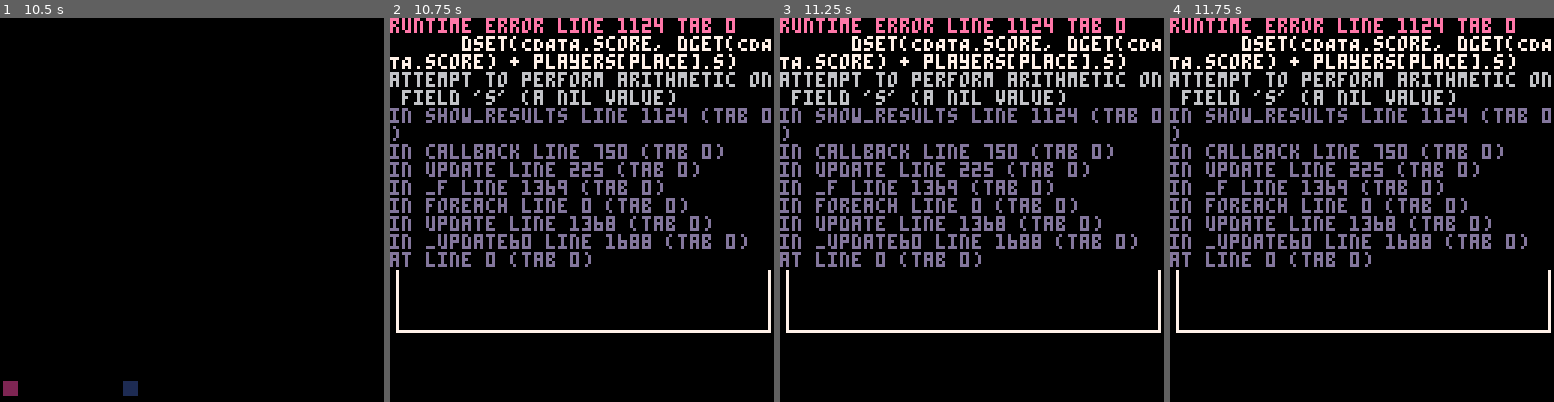
Above: before the commit, frames 1-4 (left to right).
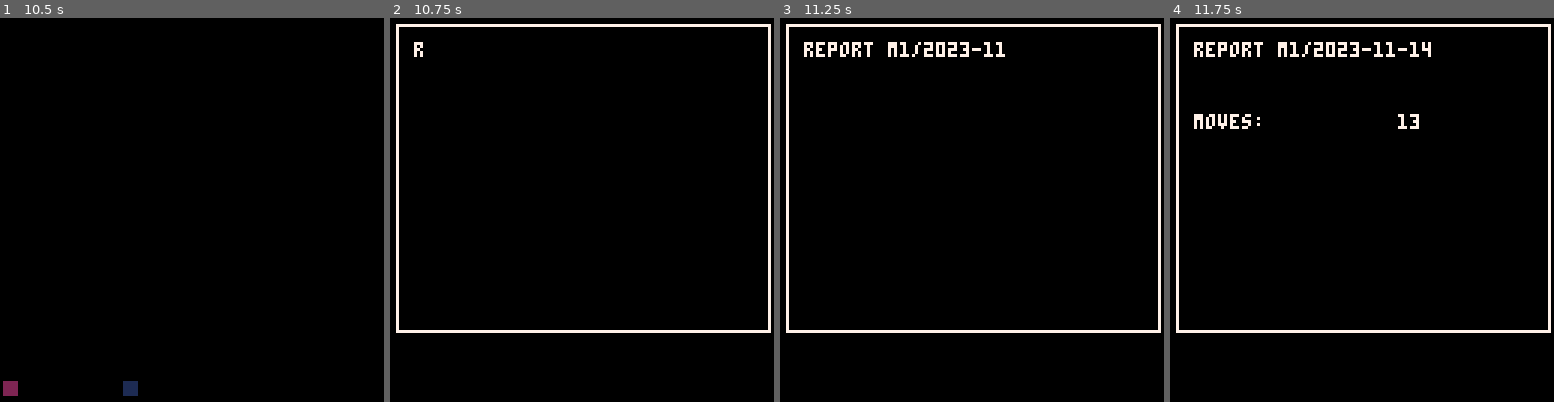
Above: after the commit, the same moments.

Repository: klen/square-wars
Game: PICO-8 cartridge main.p8
Same seed, same stepped clock (60 frames per second), same inputs: the game is played once before the commit and once after it.
Inputs:
- Up to frame 1 (10.5 s): tap X (X key) at 0.33, 1.07, 1.85, 2.97, 4.08, 5.2, 6.32, 7.43, 8.55, 9.67 s; tap O (Z key) at 0.7, 1.7, 2.1, 2.5, 2.9, 3.3, 3.7, 4.1, 4.5, 4.9, 5.3, 5.7, 6.1, 6.5, 6.9, 7.3, 7.7, 8.1, 8.5, 8.9, 9.3, 9.7, 10.1 s; hold Right 1.6-2.1 s; hold Up 2.15-2.42 s; hold Right 2.47-3.03 s; hold Left 3.08-3.58 s; hold Down 3.63-3.97 s; hold Right 4.02-4.68 s; hold Up 4.73-5.03 s; hold Left 5.08-5.68 s; hold Down 5.73-6.03 s; hold Right 6.08-6.58 s; hold Right 6.63-7.13 s; hold Up 7.18-7.45 s; hold Right 7.5-8.07 s; hold Left 8.12-8.62 s; hold Down 8.67-9 s; hold Right 9.05-9.72 s; hold Up 9.77-10.07 s; hold Left from 10.12 s (still down)
- Up to frame 2 (10.75 s): tap O (Z key) at 10.5 s; release Left at 10.72 s
- Up to frame 3 (11.25 s): hold Down 10.77-11.07 s; tap X (X key) at 10.78 s; tap O (Z key) at 10.9 s; hold Right from 11.12 s (still down)
- Up to frame 4 (11.75 s): tap O (Z key) at 11.3, 11.7 s; release Right at 11.62 s

Frame 1 is identical in both runs. In frame 2, 17% of the frame differs, in the area x 0-100%, y 0-66%; in frame 3, 18%; in frame 4, 18%.
Error before the commit: runtime error line 1124 tab 0; dset(CDATA.score, dget(CDATA.score) + players[place].s); attempt to perform arithmetic on field 's' (a nil value)

Commit message:
fix: results 💔

Diff:
--- a/src/screens/results.p8.lua
+++ b/src/screens/results.p8.lua
@@ -23,7 +23,7 @@
     else
       -- update mission data
       dset(CDATA.mission, num)
-      dset(CDATA.score, dget(CDATA.score) + players[place].s)
+      dset(CDATA.score, dget(CDATA.score) + players[place].score)
 
       local mdata = MISSIONS[num]
       local unlock, unlock_value = mdata.u, mdata.uv
